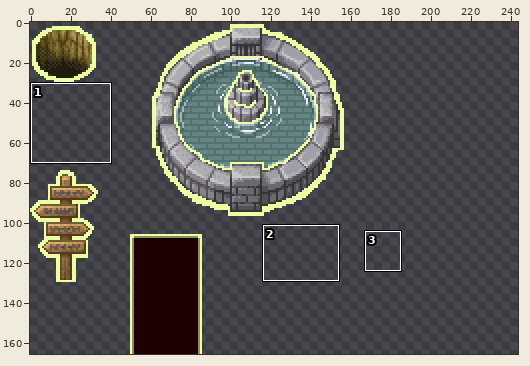
Two versions of one sprite sheet, assets/interactable.png. The picture above shows the old version from afar; the outline marks the close-up.
Close-up. Old version:
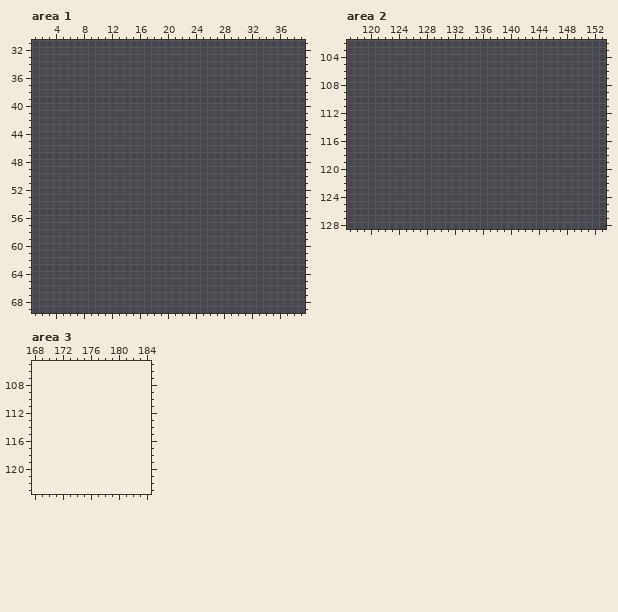
The file is 158x166 pixels. Colours within 5 levels of each other are drawn and written as one. Shown: area 1: x 1..39, y 31..69; area 2: x 117..153, y 102..128; area 3: x 168..184, y 105..123. The old version is drawn lined up with the new one, on the new canvas. The wide view leaves out empty margins. The commit also changed other parts of the picture, which this record leaves out.
Palette (. is transparent): 
Once edited:
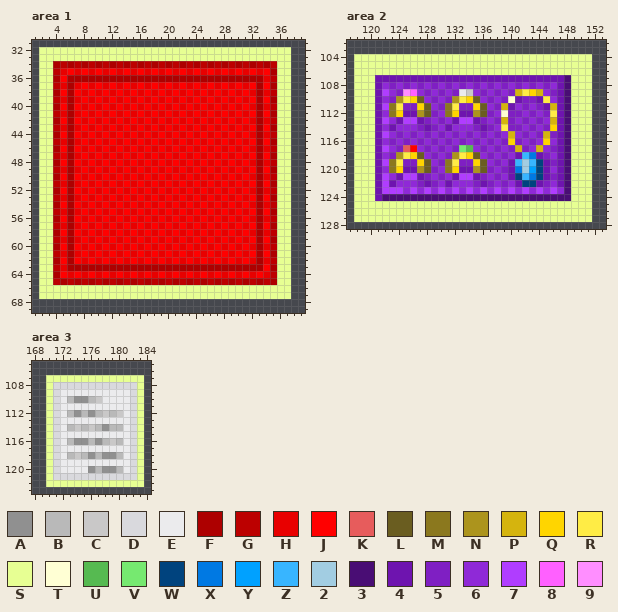
Colours new in this view: A #909090  B #b9b9b9  C #c9c8c8  D #d9d9dd  E #ebebed  F #ad0000  G #bc0000  H #e80000  J #ff0000  K #e75c5c  L #6a5d20  M #8b781e  N #ac941d  P #d5b40e  Q #ffd500  R #ffec45  S #e7ff93  T #ffffd4  U #56ba51  V #76e970  W #00437e  X #0079e3  Y #00a1ff  Z #38b5ff  2 #a2cde2  3 #490d74  4 #6e14af  5 #7f1fc3  6 #8f29d7  7 #b03dff  8 #ff60ff  9 #ff8eff
Change:
canvas 158x166 -> 251x166
Changed rows in their new state; - is an unchanged pixel.
Area 1:
first column x 2:
32 SSSSSSSSSSSSSSSSSSSSSSSSSSSSSSSSSSSS
33 SSSSSSSSSSSSSSSSSSSSSSSSSSSSSSSSSSSS
34 SSFGFGFGFGFGFGFGFGFGFGFGFGFGFGFGFGSS
35 SSGHJHJHJHJHJHJHJHJHJHJHJHJHJHJHJFSS
36 SSFJFFFFFFFFFFFFFFFFFFFFFFFFFFFFHGSS
37 SSGHFHJHJHJHJHJHJHJHJHJHJHJHJHJFJFSS
38 SSFJFJHJHJHJHJHJHJHJHJHJHJHJHJHFHGSS
39 SSGHFHJHJHJHJHJHJHJHJHJHJHJHJHJFJFSS
40 SSFJFJHJHJHJHJHJHJHJHJHJHJHJHJHFHGSS
41 SSGHFHJHJHJHJHJHJHJHJHJHJHJHJHJFJFSS
42 SSFJFJHJHJHJHJHJHJHJHJHJHJHJHJHFHGSS
43 SSGHFHJHJHJHJHJHJHJHJHJHJHJHJHJFJFSS
44 SSFJFJHJHJHJHJHJHJHJHJHJHJHJHJHFHGSS
45 SSGHFHJHJHJHJHJHJHJHJHJHJHJHJHJFJFSS
46 SSFJFJHJHJHJHJHJHJHJHJHJHJHJHJHFHGSS
47 SSGHFHJHJHJHJHJHJHJHJHJHJHJHJHJFJFSS
48 SSFJFJHJHJHJHJHJHJHJHJHJHJHJHJHFHGSS
49 SSGHFHJHJHJHJHJHJHJHJHJHJHJHJHJFJFSS
50 SSFJFJHJHJHJHJHJHJHJHJHJHJHJHJHFHGSS
51 SSGHFHJHJHJHJHJHJHJHJHJHJHJHJHJFJFSS
52 SSFJFJHJHJHJHJHJHJHJHJHJHJHJHJHFHGSS
53 SSGHFHJHJHJHJHJHJHJHJHJHJHJHJHJFJFSS
54 SSFJFJHJHJHJHJHJHJHJHJHJHJHJHJHFHGSS
55 SSGHFHJHJHJHJHJHJHJHJHJHJHJHJHJFJFSS
56 SSFJFJHJHJHJHJHJHJHJHJHJHJHJHJHFHGSS
57 SSGHFHJHJHJHJHJHJHJHJHJHJHJHJHJFJFSS
58 SSFJFJHJHJHJHJHJHJHJHJHJHJHJHJHFHGSS
59 SSGHFHJHJHJHJHJHJHJHJHJHJHJHJHJFJFSS
60 SSFJFJHJHJHJHJHJHJHJHJHJHJHJHJHFHGSS
61 SSGHFHJHJHJHJHJHJHJHJHJHJHJHJHJFJFSS
62 SSFJFJHJHJHJHJHJHJHJHJHJHJHJHJHFHGSS
63 SSGHFFFFFFFFFFFFFFFFFFFFFFFFFFFFJFSS
64 SSFJHJHJHJHJHJHJHJHJHJHJHJHJHJHJHGSS
65 SSGFGFGFGFGFGFGFGFGFGFGFGFGFGFGFGFSS
66 SSSSSSSSSSSSSSSSSSSSSSSSSSSSSSSSSSSS
67 SSSSSSSSSSSSSSSSSSSSSSSSSSSSSSSSSSSS
Area 2:
first column x 118:
104 SSSSSSSSSSSSSSSSSSSSSSSSSSSSSSSSSS
105 SSSSSSSSSSSSSSSSSSSSSSSSSSSSSSSSSS
106 SSSSSSSSSSSSSSSSSSSSSSSSSSSSSSSSSS
107 SSS4444444444444444444444444443SSS
108 SSS4656565656565656565656565643SSS
109 SSS476598656565EC656565PRQP6543SSS
110 SSS465NRQL6565NRQL6565T4554R643SSS
111 SSS47MR55QL65MR55QL65P465654P43SSS
112 SSS46MQ44NL56MQ44NL56T556565R43SSS
113 SSS476477456564774565P565656P43SSS
114 SSS464666545646665456R556565Q43SSS
115 SSS4765656565656565656P6565P543SSS
116 SSS4656565656565656565Q5656Q643SSS
117 SSS4765KJ656565VU656565P56P6543SSS
118 SSS465NRQL6565NRQL656564ZX45643SSS
119 SSS47MR55QL65MR55QL6564Z2ZW4543SSS
120 SSS46MQ44NL56MQ44NL5654X2YW4643SSS
121 SSS47647745656477456564WZXW4543SSS
122 SSS474666545646665456564WW45643SSS
123 SSS4777676767676767676767676763SSS
124 SSS4333333333333333333333333333SSS
125 SSSSSSSSSSSSSSSSSSSSSSSSSSSSSSSSSS
126 SSSSSSSSSSSSSSSSSSSSSSSSSSSSSSSSSS
127 SSSSSSSSSSSSSSSSSSSSSSSSSSSSSSSSSS
Area 3:
first column x 170:
107 SSSSSSSSSSSSSS
108 SDDDDDDDDDDDDS
109 SDEEEEEEEEEEDS
110 SDEBAABCEEEEDS
111 SDEEEEEEEEEEDS
112 SDEBABABCBCEDS
113 SDEEEEEEEEEEDS
114 SDEBCBCBABBEDS
115 SDEEEEEEEEEEDS
116 SDEBAABABCBEDS
117 SDEEEEEEEEEEDS
118 SDEBCBABAABEDS
119 SDEEEEEEEEEEDS
120 SDEEEEABAABEDS
121 SDDDDDDDDDDDDS
122 SSSSSSSSSSSSSS
